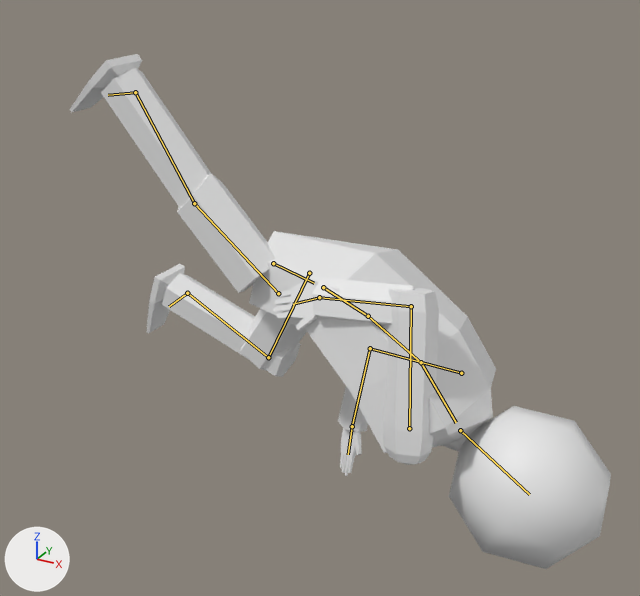
Two versions of the FBX model Assets/humazoid.fbx, one commit apart.
Rendered twice from a camera (50 mm lens) standing at (0.0261, -0.0501, 0.013) and looking at (0.0123, -0.0249, 0.0004). The axes (+X, +Y, +Z) are drawn at lower left. The lights are the same throughout. Both versions are drawn at frame 1 of the action 'metarig|Empty.001Action'; the numbers are the values there. The bones that change are drawn over the model as lines.

In view in the first picture: 'Character', 'Character.001', 'Character.002', 'Character.003', 'Character.004', 'Character.005', 'Character.006', 'Character.007', 'Character.008', 'Character.012', 'Character.016', 'Character.019', 'Head'.
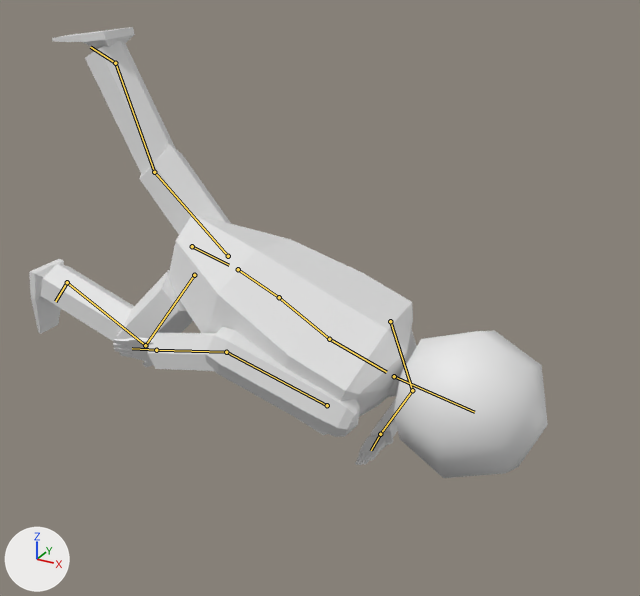
What the commit changed:
Bone 'spine' (bone_spine) moves from (0.0, 0.131, -0.105) to (0.0, -0.119, -0.04).
Bone 'spine.001' (bone_spine_001) turns from (15, 0, 0) to (17, 0, 0) degrees about its own x, y and z.
Bone 'spine.002' (bone_spine_002) turns from (19, 0, 0) to (14, 0, 0) degrees about its own x, y and z.
Bone 'spine.003' (bone_spine_003) turns from (20, -7, 2) to (-8, 7, -6) degrees about its own x, y and z.
Bone 'spine.004' (bone_spine_004) turns from (-30, 6, -4) to (-23, -5, 8) degrees about its own x, y and z.
Bone 'upper_arm.L' (bone_upper_arm_l) turns from (86, 30, 5) to (55, -19, 44) degrees about its own x, y and z.
Bone 'forearm.L' (bone_forearm_l) turns from (22, 10, 93) to (67, -27, 73) degrees about its own x, y and z.
Bone 'hand.L' (bone_hand_l) turns from (4, 18, 9) to (-5, -40, 7) degrees about its own x, y and z.
Bone 'upper_arm.R' (bone_upper_arm_r) turns from (51, -120, 49) to (107, -80, -19) degrees about its own x, y and z.
Bone 'forearm.R' (bone_forearm_r) turns from (-10, 30, -95) to (7, 19, -31) degrees about its own x, y and z.
Bone 'hand.R' (bone_hand_r) turns from (12, -5, -13) to (-6, -36, 11) degrees about its own x, y and z.
Bone 'thigh.L' (bone_thigh_l) turns from (-57, 0, 0) to (49, 0, 0) degrees about its own x, y and z.
Bone 'shin.L' (bone_shin_l) turns from (77, 0, 0) to (13, 0, 0) degrees about its own x, y and z.
Bone 'foot.L' (bone_foot_l) turns from (-1, 0, 0) to (20, 0, 0) degrees about its own x, y and z.
Bone 'thigh.R' (bone_thigh_r) turns from (46, 0, 0) to (-46, 0, 0) degrees about its own x, y and z.
Bone 'shin.R' (bone_shin_r) turns from (4, 0, 0) to (64, 0, 0) degrees about its own x, y and z.
Bone 'foot.R' (bone_foot_r) turns from (-1, 0, 0) to (-12, 0, 0) degrees about its own x, y and z.

Boxes [x1, y1, x2, y2] around the edits, measured in the pictures (640 x 596 px):
'Character', posed: before [249, 231, 496, 453]; after [169, 214, 413, 435]
'Head', posed (10% shorter): before [449, 406, 611, 569]; after [394, 331, 548, 478]
'Character.007', posed (172% wider, 38% shorter): before [383, 288, 439, 465]; after [206, 327, 360, 437]
'Character.001', posed: before [101, 68, 211, 208]; after [41, 264, 134, 342]
'Character.004', posed: before [162, 273, 301, 377]; after [85, 41, 175, 175]
'Character.002', posed: before [177, 173, 276, 293]; after [116, 270, 193, 339]
'Character.005', posed: before [240, 308, 307, 371]; after [139, 144, 231, 235]
'Character.008', posed: before [312, 278, 416, 325]; after [147, 333, 216, 371]
'Character.003', posed (51% narrower, 29% taller): before [70, 54, 142, 112]; after [29, 259, 64, 334]
'Character.006', posed: before [146, 264, 185, 333]; after [52, 27, 135, 49]
'Character.012', posed (7% narrower, 38% shorter): before [273, 282, 317, 331]; after [113, 337, 154, 367]
'Character.019', posed: before [340, 428, 362, 476]; after [355, 430, 393, 465]
'Character.016', posed: before [338, 387, 368, 431]; after [371, 399, 398, 449]
bone 'spine', root to tip: before (273, 263) to (314, 283); after (192, 246) to (229, 265)
bone 'spine.001', root to tip: before (323, 287) to (368, 316); after (238, 269) to (279, 297)
bone 'spine.002', root to tip: before (368, 316) to (421, 362); after (279, 297) to (329, 339)
bone 'spine.003', root to tip: before (421, 362) to (456, 422); after (329, 339) to (386, 372)
bone 'spine.004', root to tip: before (460, 430) to (529, 494); after (394, 376) to (474, 412)
bone 'upper_arm.L', root to tip: before (461, 373) to (370, 348); after (390, 321) to (412, 390)
bone 'forearm.L', root to tip: before (370, 348) to (352, 426); after (412, 390) to (380, 434)
bone 'hand.L', root to tip: before (352, 426) to (348, 454); after (380, 434) to (371, 450)
bone 'upper_arm.R', root to tip: before (409, 428) to (411, 306); after (327, 405) to (226, 352)
bone 'forearm.R', root to tip: before (411, 306) to (319, 297); after (226, 352) to (156, 350)
bone 'hand.R', root to tip: before (319, 297) to (293, 304); after (156, 350) to (132, 348)
bone 'thigh.L', root to tip: before (309, 273) to (268, 357); after (228, 256) to (154, 172)
bone 'shin.L', root to tip: before (268, 357) to (187, 293); after (154, 172) to (115, 63)
bone 'foot.L', root to tip: before (187, 293) to (169, 306); after (115, 63) to (90, 47)
bone 'thigh.R', root to tip: before (278, 293) to (194, 203); after (194, 275) to (145, 345)
bone 'shin.R', root to tip: before (194, 203) to (135, 92); after (145, 345) to (67, 282)
bone 'foot.R', root to tip: before (135, 92) to (108, 95); after (67, 282) to (55, 301)
